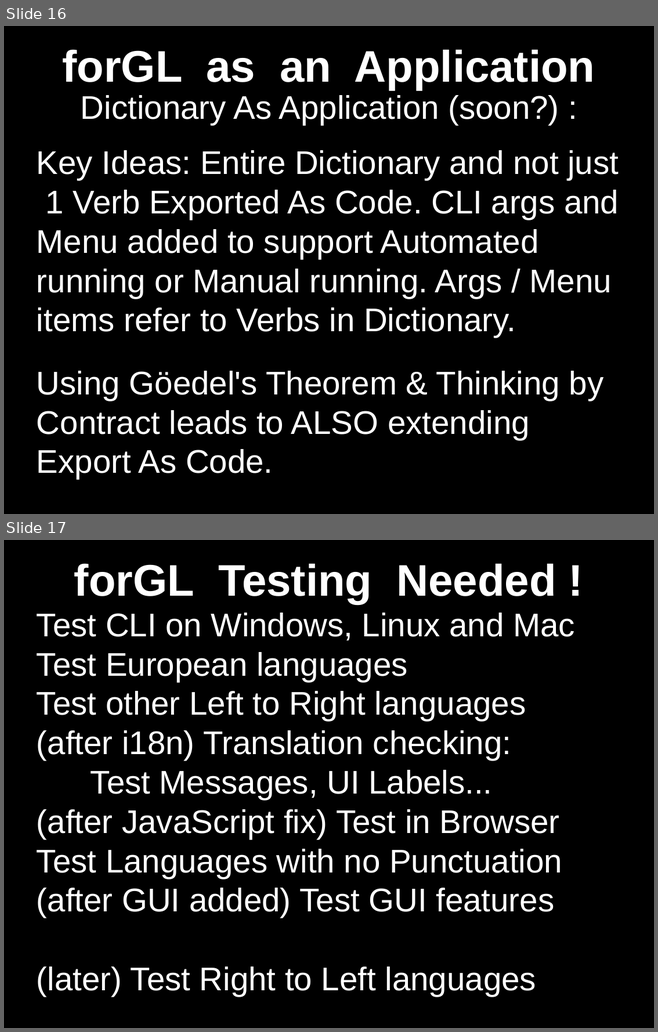
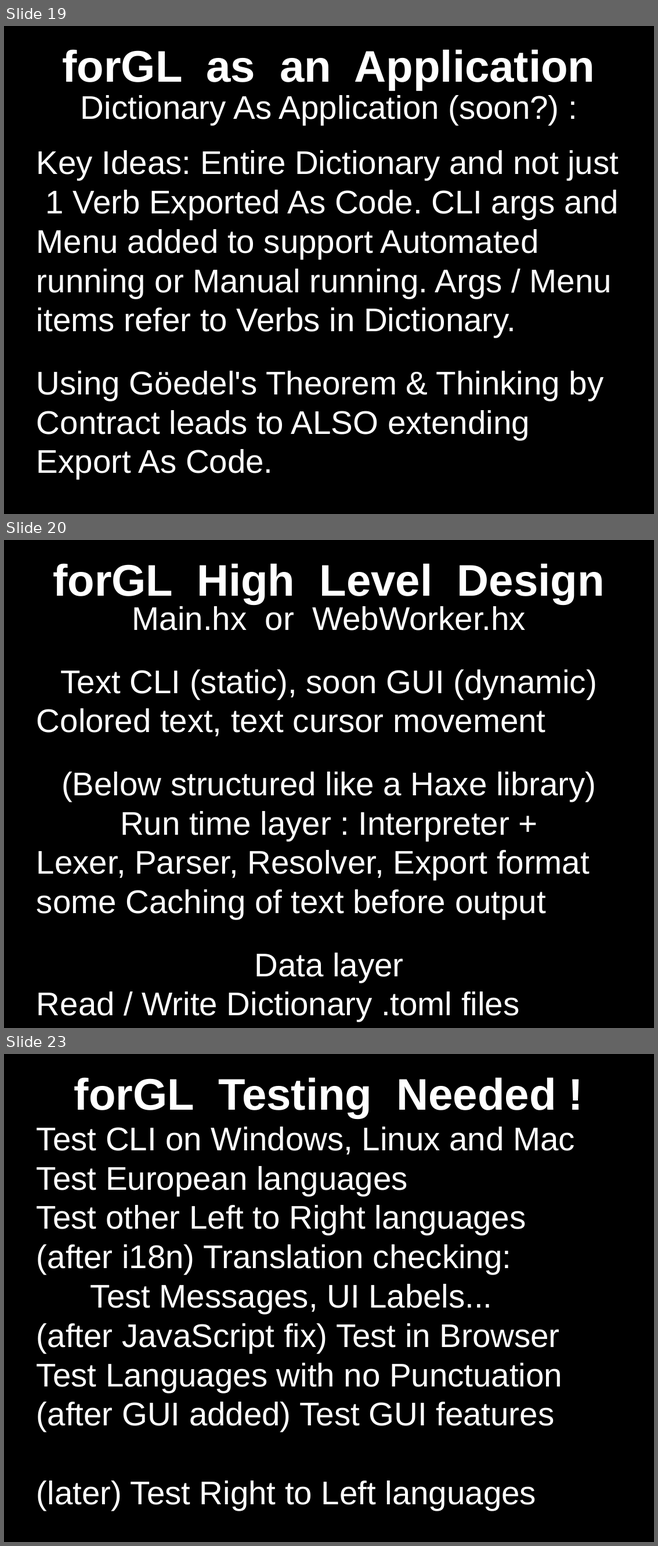
Before and after one commit to RMax2015/forGL, a slide deck: Docs/Presentations/src/forGL_at_Haxe_US_2019.odp. Shown one above the other, each under a label of ours: slides 16 and 17 before the commit, slides 19, 20 and 23 after it; the slides between them are not shown. The pictures are 658x1032 and 658x1546 pixels, drawn with LibreOffice and Linux fonts; fonts in the diff are those of the drawing. Boxes give left, top, right and bottom in pixels: in the first picture for what was removed or moved away, otherwise in the second. Text is boxed around its words. In the diff, an @@ line names an element or a change of style, - is before the commit and + after.

Commit message:
Updated Haxe Presentation

```diff
--- a/Docs/Presentations/src/forGL_at_Haxe_US_2019.odp
+++ b/Docs/Presentations/src/forGL_at_Haxe_US_2019.odp
@@ slide 20 added at (4, 540, 654, 1028), background #000000 @@
@@ title added at (53, 563, 604, 604), 54 pt, text #FFFFFF, bold @@
+forGL High Level Design
@@ subtitle added at (36, 606, 597, 1021), 40 pt, text #FFFFFF @@
+Main.hx or WebWorker.hx
+Text CLI (static), soon GUI (dynamic)
+Colored text, text cursor movement
+(Below structured like a Haxe library)
+Run time layer : Interpreter +
+Lexer, Parser, Resolver, Export format
+some Caching of text before output
+Data layer
+Read / Write Dictionary .toml files
@@ what was slide 16 is now slide 19 @@
@@ what was slide 17 is now slide 23 @@
```
Also in this commit, not shown: 8 slides changed, 5 other slides added.
